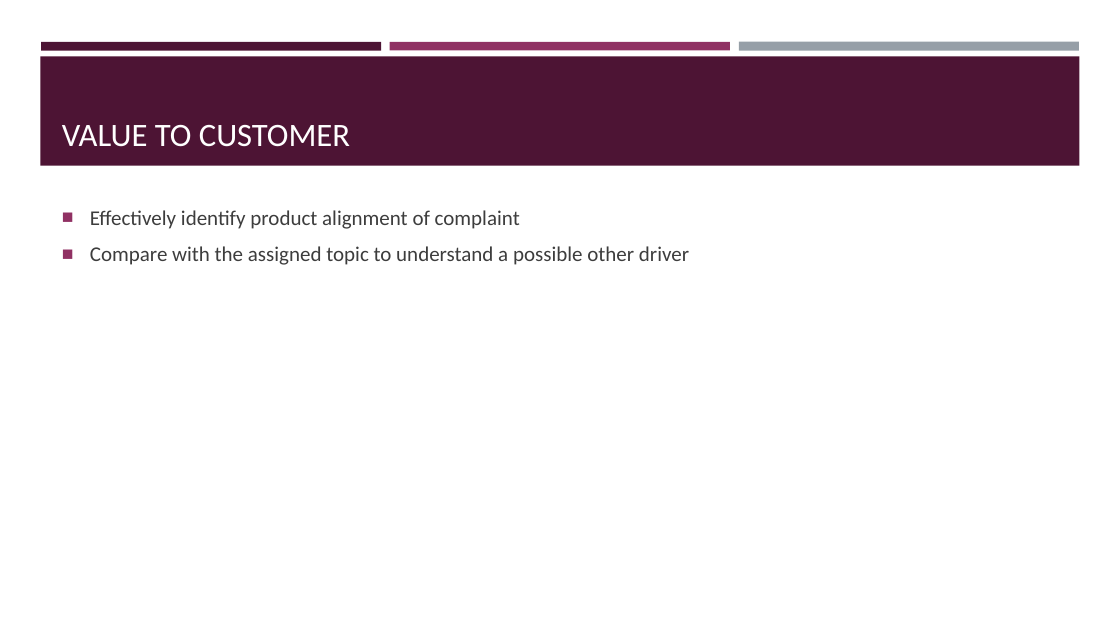
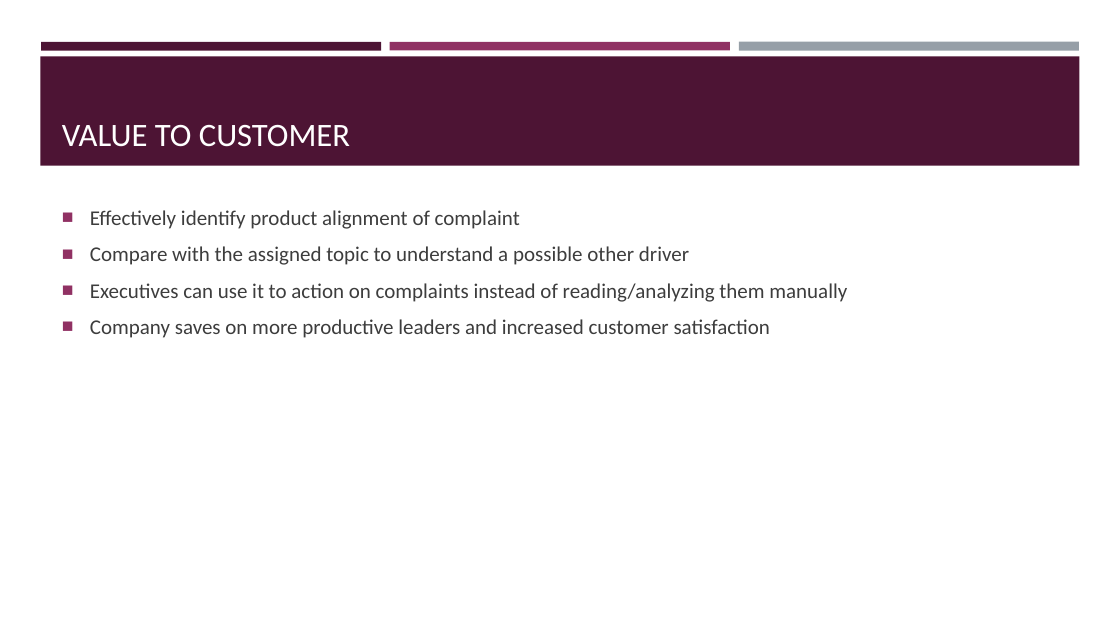
Before and after one commit to boardmjm/CapstoneThree, a slide deck: slide 14 of Capstone_3_Presentation.pptx. Drawn at 1120x630 pixels with LibreOffice and Linux fonts; fonts in the diff are those of the drawing. Boxes give left, top, right and bottom in pixels: in the first picture for what was removed or moved away, otherwise in the second. Text is boxed around its words. In the diff, an @@ line names an element or a change of style, - is before the commit and + after.

```diff
--- a/Capstone_3_Presentation.pptx
+++ b/Capstone_3_Presentation.pptx
@@ text at box(90, 283, 847, 338): paragraphs added @@
+■ Executives can use it to action on complaints instead of reading/analyzing them manually
+■ Company saves on more productive leaders and increased customer satisfaction
```
Also in this commit, not shown: 1 other file.
